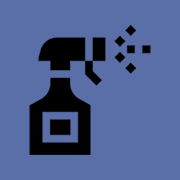
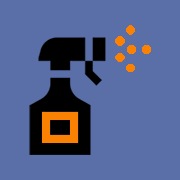
Comparing the layer stacks of the two w=180, h=180 images. Changes:
painted on "Layer 4" over bbox(41, 25, 151, 144)
